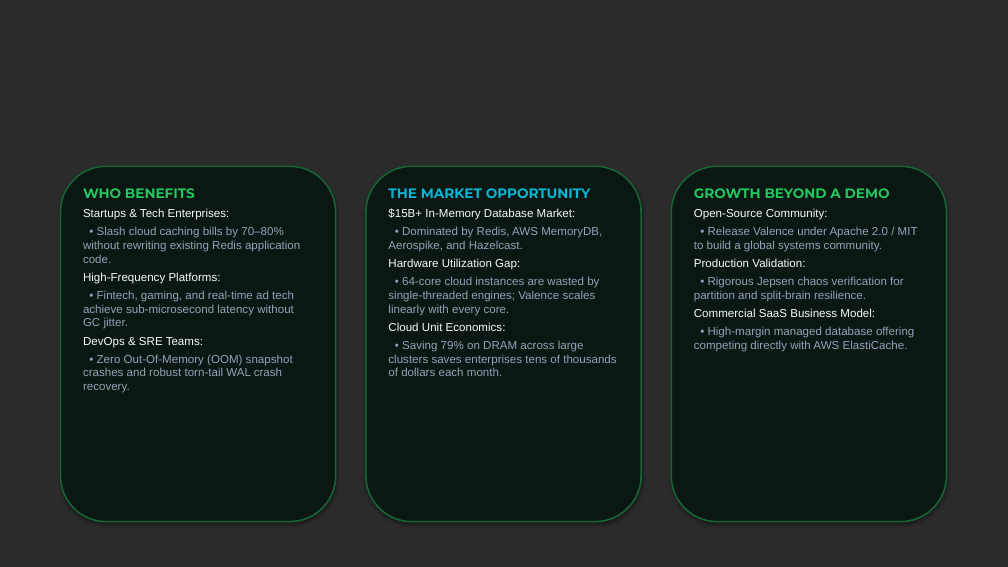
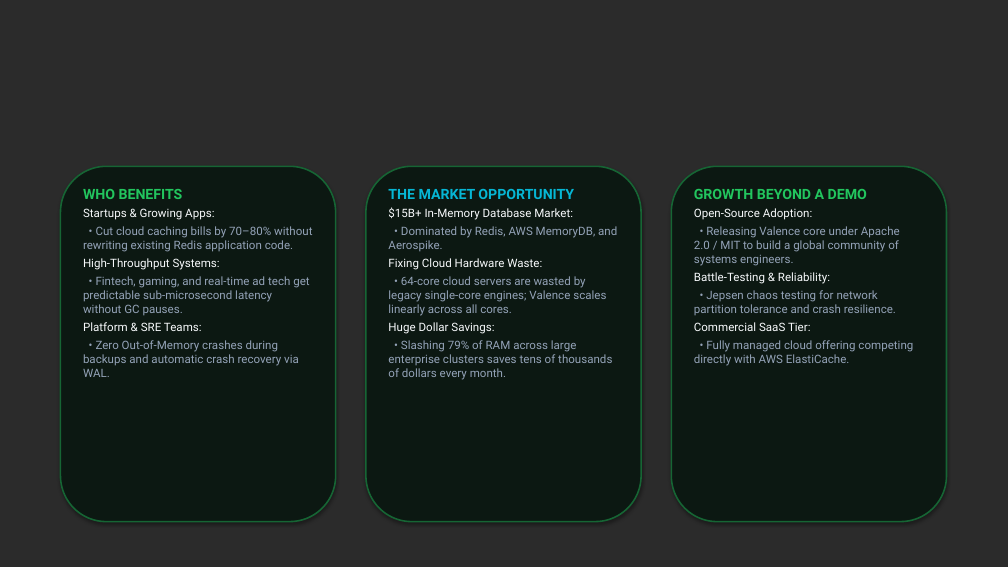
Before and after one commit to akash20065ray-sys/VALENCE, a slide deck: slide 7 of Valence_CodeApex_Official.pptx. Drawn at 1008x567 pixels with LibreOffice and Linux fonts; fonts in the diff are those of the drawing; background and template pictures are left out; a plain dark background stands for a picture behind light text. Boxes give left, top, right and bottom in pixels: in the first picture for what was removed or moved away, otherwise in the second. Text is boxed around its words. In the diff, an @@ line names an element or a change of style, - is before the commit and + after.

```diff
--- a/Valence_CodeApex_Official.pptx
+++ b/Valence_CodeApex_Official.pptx
@@ fill #0B1712 to #0C1812 in 3 elements at [60,166,336,522], [366,166,641,522], [671,166,947,522] @@
@@ text at [83,208,312,377]: text changed; font Arial to Roboto @@
-Startups & Tech Enterprises:
-• Slash cloud caching bills by 70–80% without rewriting existing Redis application code.
-High-Frequency Platforms:
-• Fintech, gaming, and real-time ad tech achieve sub-microsecond latency without GC jitter.
-DevOps & SRE Teams:
-• Zero Out-Of-Memory (OOM) snapshot crashes and robust torn-tail WAL crash recovery.
+Startups & Growing Apps:
+• Cut cloud caching bills by 70–80% without rewriting existing Redis application code.
+High-Throughput Systems:
+• Fintech, gaming, and real-time ad tech get predictable sub-microsecond latency without GC pauses.
+Platform & SRE Teams:
+• Zero Out-of-Memory crashes during backups and automatic crash recovery via WAL.
@@ text at [83,189,183,199]: size 13 to 13.5 pt, font Montserrat to Roboto in "WHO BENEFITS" @@
@@ text at [388,189,574,220]: size 13 to 13.5 pt, font Montserrat to Roboto in "THE MARKET OPPORTUNITY"; font Arial to Roboto in "$15B+ In-Memory Database Market:" @@
@@ text at [694,208,913,366]: text changed; font Arial to Roboto @@
-Open-Source Community:
-• Release Valence under Apache 2.0 / MIT to build a global systems community.
-Production Validation:
-• Rigorous Jepsen chaos verification for partition and split-brain resilience.
-Commercial SaaS Business Model:
-• High-margin managed database offering competing directly with AWS ElastiCache.
+Open-Source Adoption:
+• Releasing Valence core under Apache 2.0 / MIT to build a global community of systems engineers.
+Battle-Testing & Reliability:
+• Jepsen chaos testing for network partition tolerance and crash resilience.
+Commercial SaaS Tier:
+• Fully managed cloud offering competing directly with AWS ElastiCache.
@@ text at [694,189,867,199]: size 13 to 13.5 pt, font Montserrat to Roboto in "GROWTH BEYOND A DEMO" @@
@@ text at [388,226,617,380]: text changed; font Arial to Roboto @@
-• Dominated by Redis, AWS MemoryDB, Aerospike, and Hazelcast.
-Hardware Utilization Gap:
-• 64-core cloud instances are wasted by single-threaded engines; Valence scales linearly with every core.
-Cloud Unit Economics:
-• Saving 79% on DRAM across large clusters saves enterprises tens of thousands of dollars each month.
+• Dominated by Redis, AWS MemoryDB, and Aerospike.
+Fixing Cloud Hardware Waste:
+• 64-core cloud servers are wasted by legacy single-core engines; Valence scales linearly across all cores.
+Huge Dollar Savings:
+• Slashing 79% of RAM across large enterprise clusters saves tens of thousands of dollars every month.
```
Also in this commit, not shown: 5 other slides changed, 2 slides added, 2 slides removed, 4 other files.
